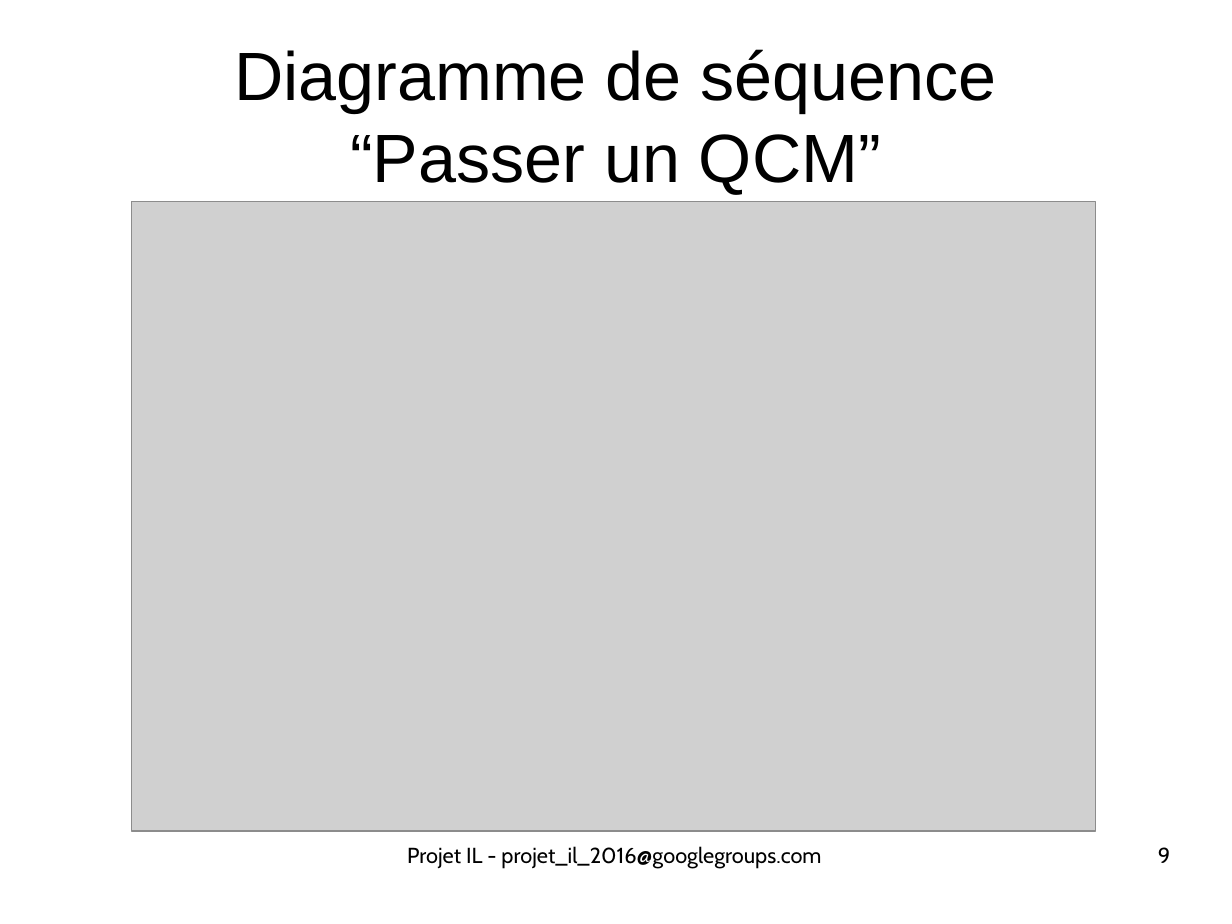
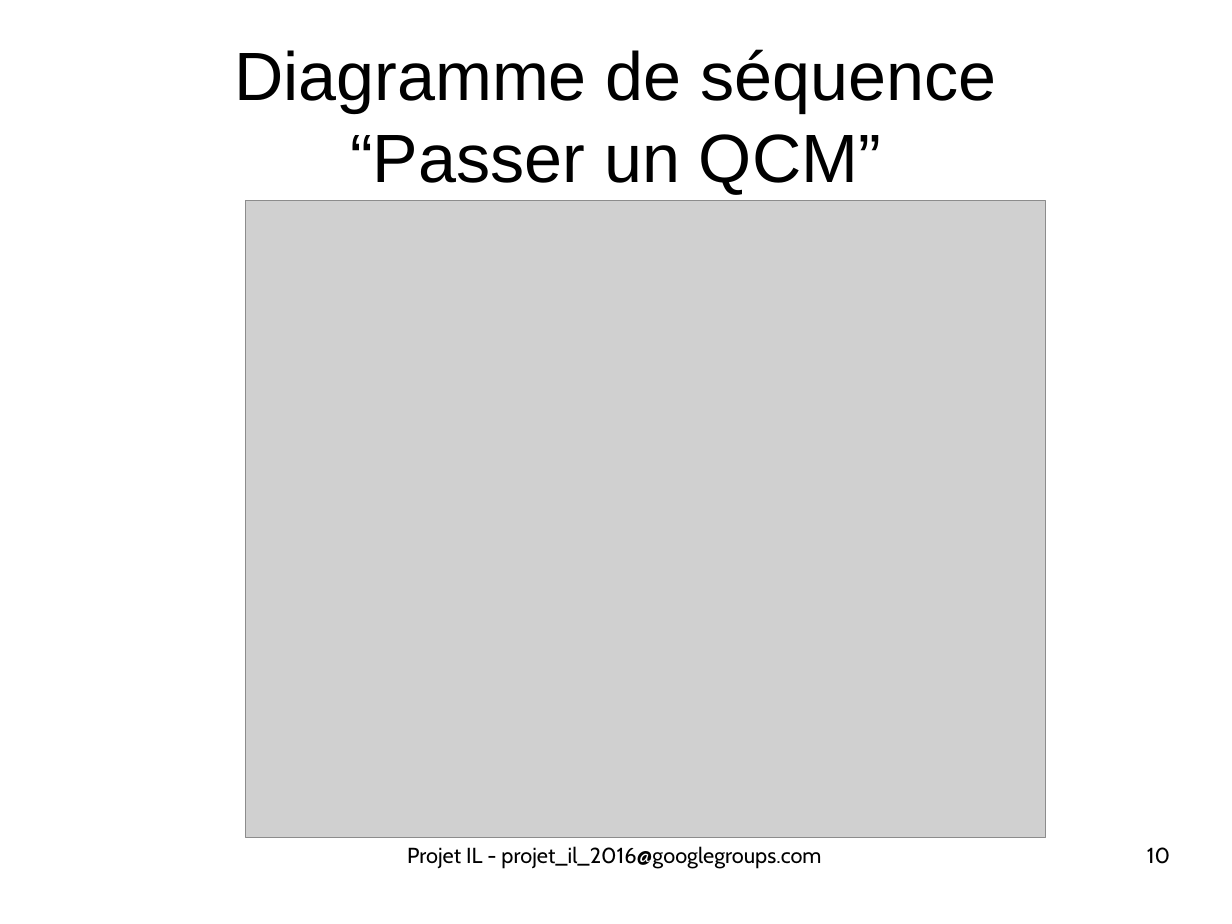
Before and after one commit to ScreachFr/ecours_DMCSBG, a slide deck: slide 10 of vrac/all/pres1_17102016.odp (slide 9 before the commit). Drawn at 1232x924 pixels with LibreOffice and Linux fonts; fonts in the diff are those of the drawing; grey boxes stand for pictures. Boxes give left, top, right and bottom in pixels: in the first picture for what was removed or moved away, otherwise in the second. Text is boxed around its words. In the diff, an @@ line names an element or a change of style, - is before the commit and + after.

```diff
--- a/vrac/all/pres1_17102016.odp
+++ b/vrac/all/pres1_17102016.odp
@@ picture: place and size @@
-picture at <box>132,201,1096,832</box>
+picture at <box>246,201,1046,838</box>
@@ page number at <box>1147,847,1170,864</box>: text changed @@
-9
+10
```
Also in this commit, not shown: 1 other slide changed, 2 slides added, 2 other files.
